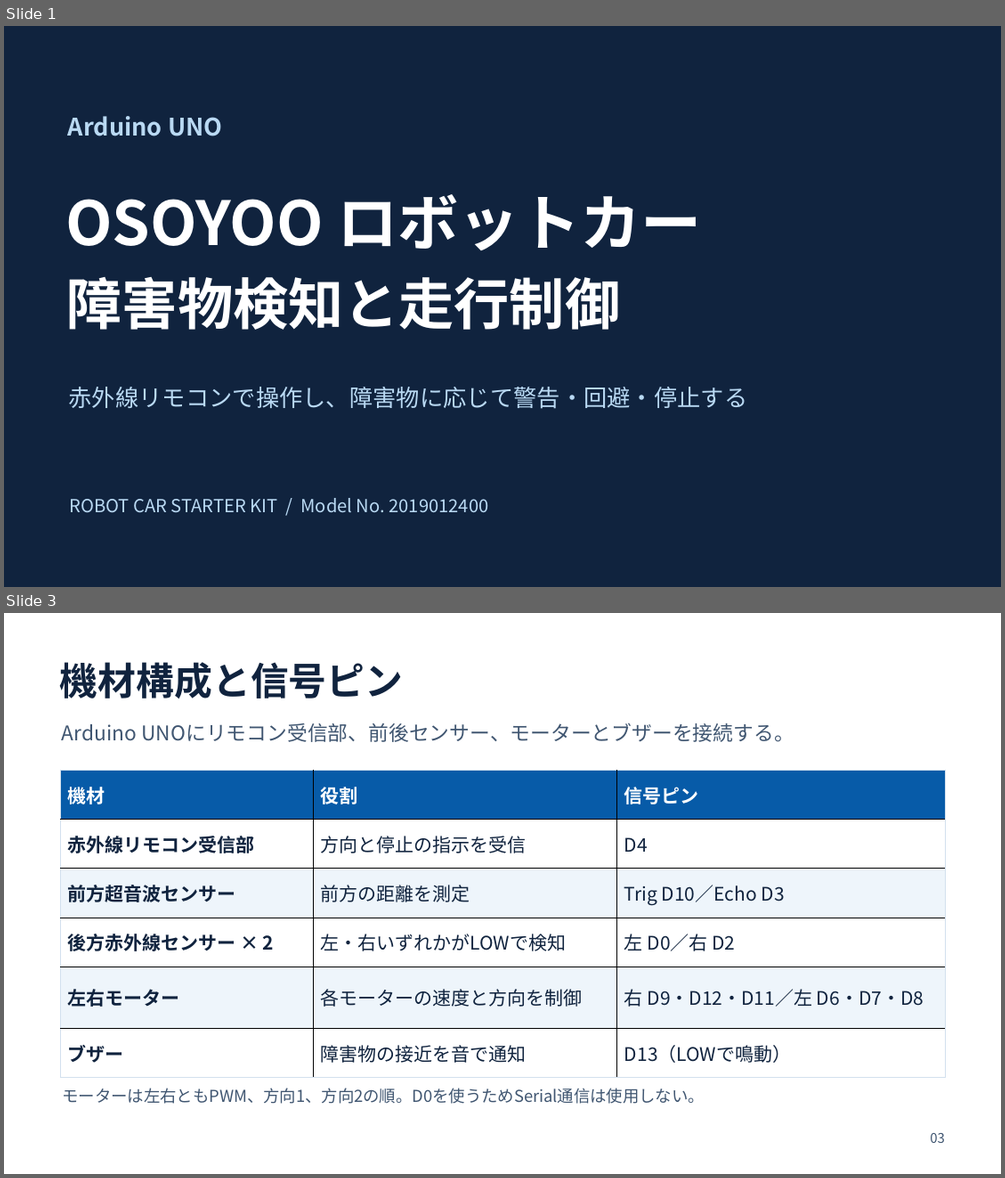
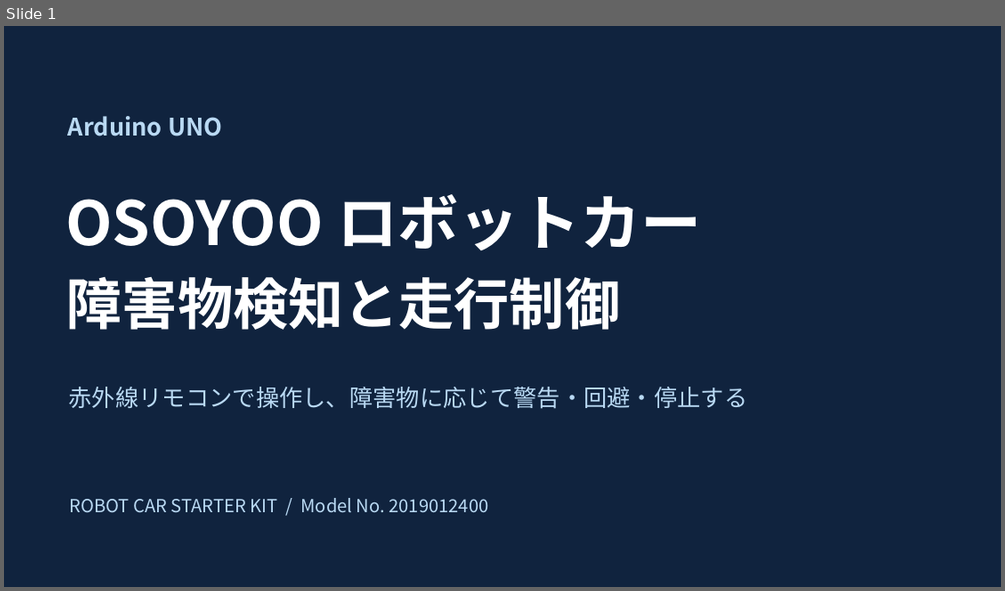
Before and after one commit to aaa1550/-, a slide deck: docs/files/OSOYOO_robot_car_presentation.pptx. Shown one above the other, each under a label of ours: slides 1 and 3 before the commit, slide 1 after it; the slides between them are not shown. The pictures are 1005x1178 and 1005x591 pixels, drawn with LibreOffice and Linux fonts; fonts in the diff are those of the drawing. Boxes give left, top, right and bottom in pixels: in the first picture for what was removed or moved away, otherwise in the second. Text is boxed around its words. In the diff, an @@ line names an element or a change of style, - is before the commit and + after.

```diff
--- a/docs/files/OSOYOO_robot_car_presentation.pptx
+++ b/docs/files/OSOYOO_robot_car_presentation.pptx
@@ slide 3 removed at <box>4,613,1001,1174</box>, background #FFFFFF @@
@@ text removed at <box>60,662,403,698</box> @@
-機材構成と信号ピン
@@ text removed at <box>62,722,794,742</box> @@
-Arduino UNOにリモコン受信部、前後センサー、モーターとブザーを接続する。
@@ table removed at <box>60,770,946,1066</box>, 6 rows, 3 columns @@
-機材 | 役割 | 信号ピン
-赤外線リモコン受信部 | 方向と停止の指示を受信 | D4
-前方超音波センサー | 前方の距離を測定 | Trig D10／Echo D3
-後方赤外線センサー × 2 | 左・右いずれかがLOWで検知 | 左 D0／右 D2
-左右モーター | 各モーターの速度と方向を制御 | 右 D9・D12・D11／左 D6・D7・D8
-ブザー | 障害物の接近を音で通知 | D13（LOWで鳴動）
@@ text removed at <box>63,1087,704,1103</box> @@
-モーターは左右ともPWM、方向1、方向2の順。D0を使うためSerial通信は使用しない。
@@ text removed at <box>930,1133,945,1143</box> @@
-03
```
Also in this commit, not shown: 3 slides changed, 5 slides added, 6 other slides removed, 1 other file.
